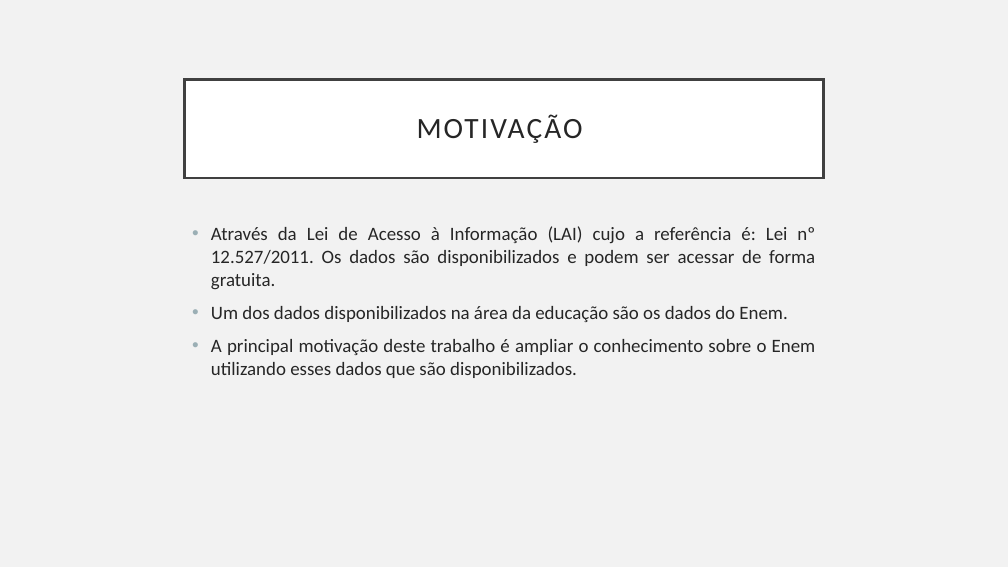
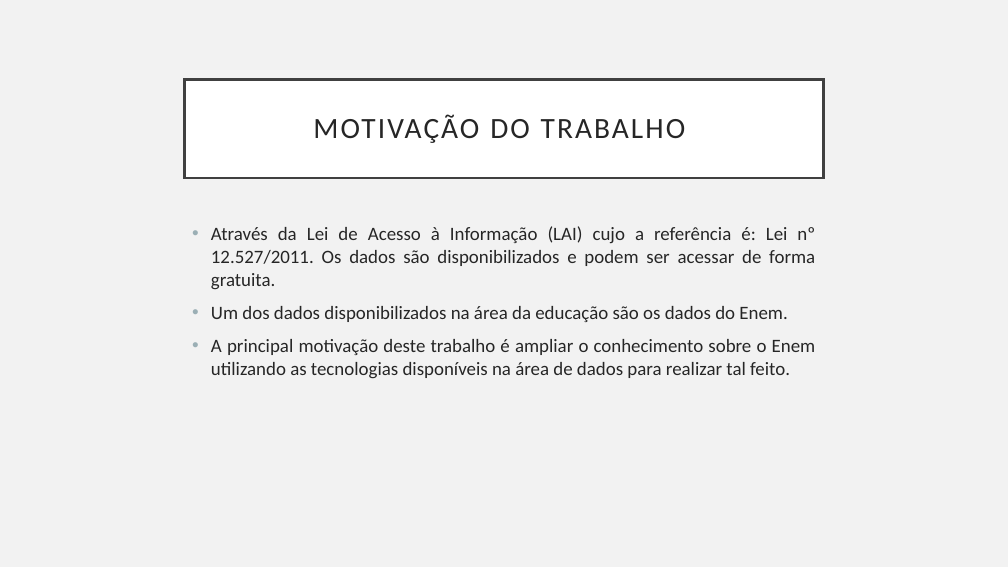
Before and after one commit to martins9/repositoriomonografia, a slide deck: slide 3 of Apresentação_Monografia.pptx. Drawn at 1008x567 pixels with LibreOffice and Linux fonts; fonts in the diff are those of the drawing. Boxes give left, top, right and bottom in pixels: in the first picture for what was removed or moved away, otherwise in the second. Text is boxed around its words. In the diff, an @@ line names an element or a change of style, - is before the commit and + after.

```diff
--- a/Apresentação_Monografia.pptx
+++ b/Apresentação_Monografia.pptx
@@ title at (313, 114, 686, 143): text changed @@
-MOTIVAÇÃO
+MOTIVAÇÃO DO TRABALHO
@@ text at (211, 339, 816, 379): text changed @@
-• A principal motivação deste trabalho é ampliar o conhecimento sobre o Enem utilizando esses dados que são disponibilizados.
+• A principal motivação deste trabalho é ampliar o conhecimento sobre o Enem utilizando as tecnologias disponíveis na área de dados para realizar tal feito.
```
Also in this commit, not shown: 4 other slides changed, 3 slides added.
